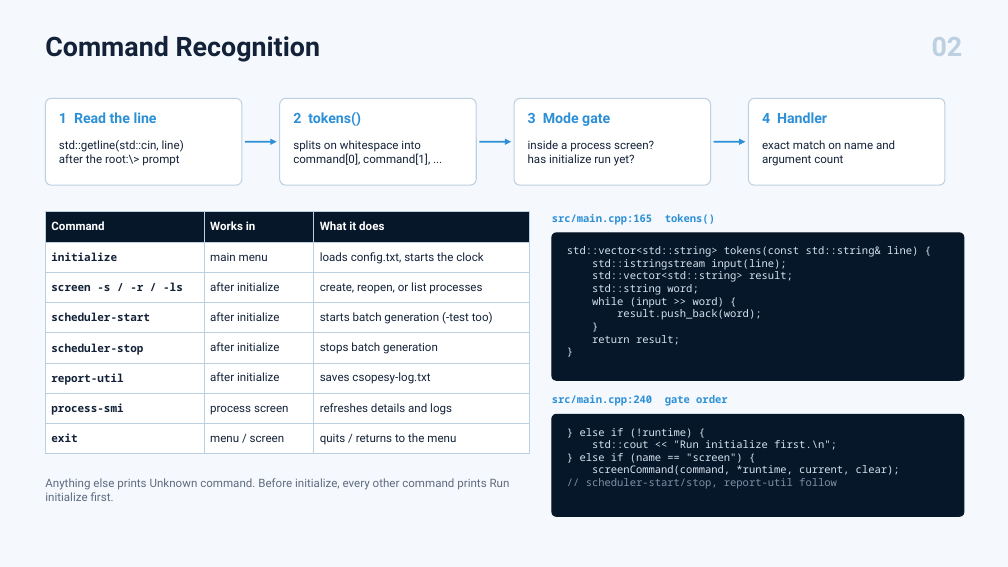
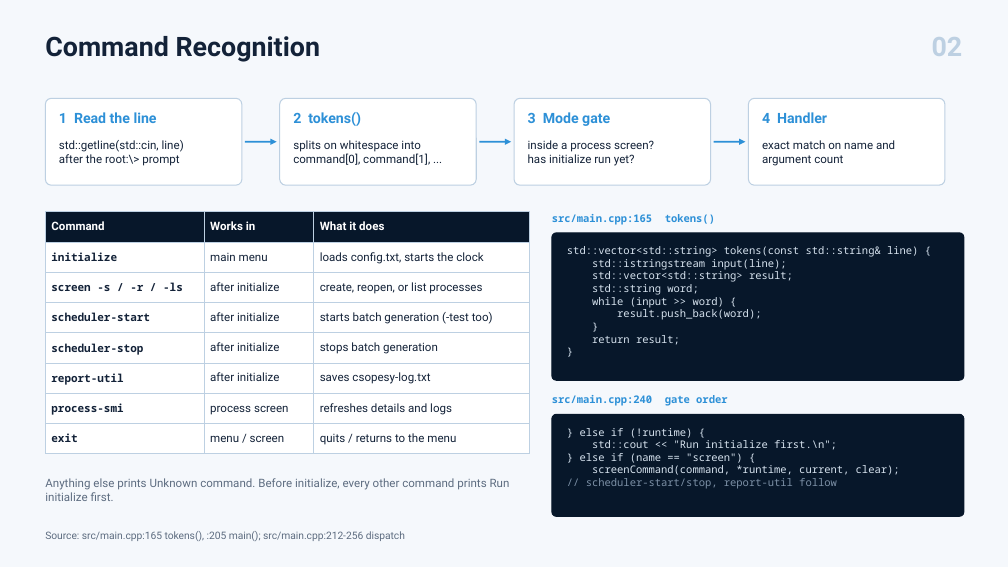
Before and after one commit to zuraxy/CSOPESY2, a slide deck: slide 2 of ACTUAL Submission - MO1 - Process Multiplexer and CLI/PPT/PPT - ACTUAL Submission - MO1 - Process Multiplexer and CLI.pptx. Drawn at 1008x567 pixels with LibreOffice and Linux fonts; fonts in the diff are those of the drawing. Boxes give left, top, right and bottom in pixels: in the first picture for what was removed or moved away, otherwise in the second. Text is boxed around its words. In the diff, an @@ line names an element or a change of style, - is before the commit and + after.

```diff
--- a/ACTUAL Submission - MO1 - Process Multiplexer and CLI/PPT/PPT - ACTUAL Submission - MO1 - Process Multiplexer and CLI.pptx
+++ b/ACTUAL Submission - MO1 - Process Multiplexer and CLI/PPT/PPT - ACTUAL Submission - MO1 - Process Multiplexer and CLI.pptx
@@ text added at <box>45,531,405,541</box>, 9.8 pt, text #5D6C80 @@
+Source: src/main.cpp:165 tokens(), :205 main(); src/main.cpp:212-256 dispatch
```
Also in this commit, not shown: 4 other slides changed, 1 other file.
